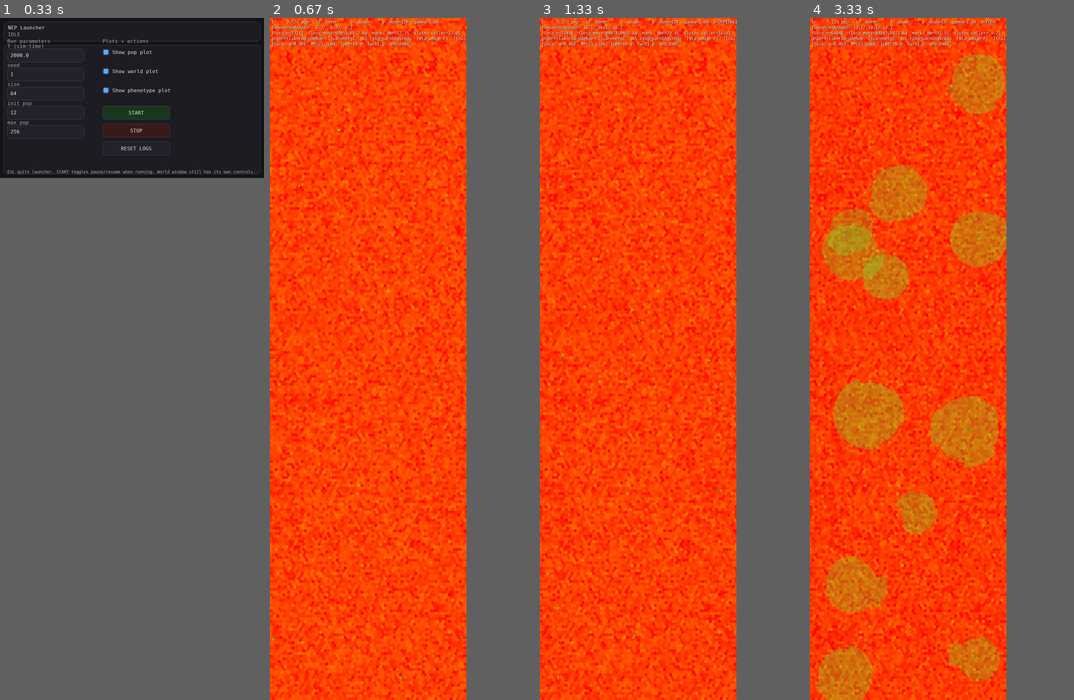
Above: before the commit, frames 1-4 (left to right).
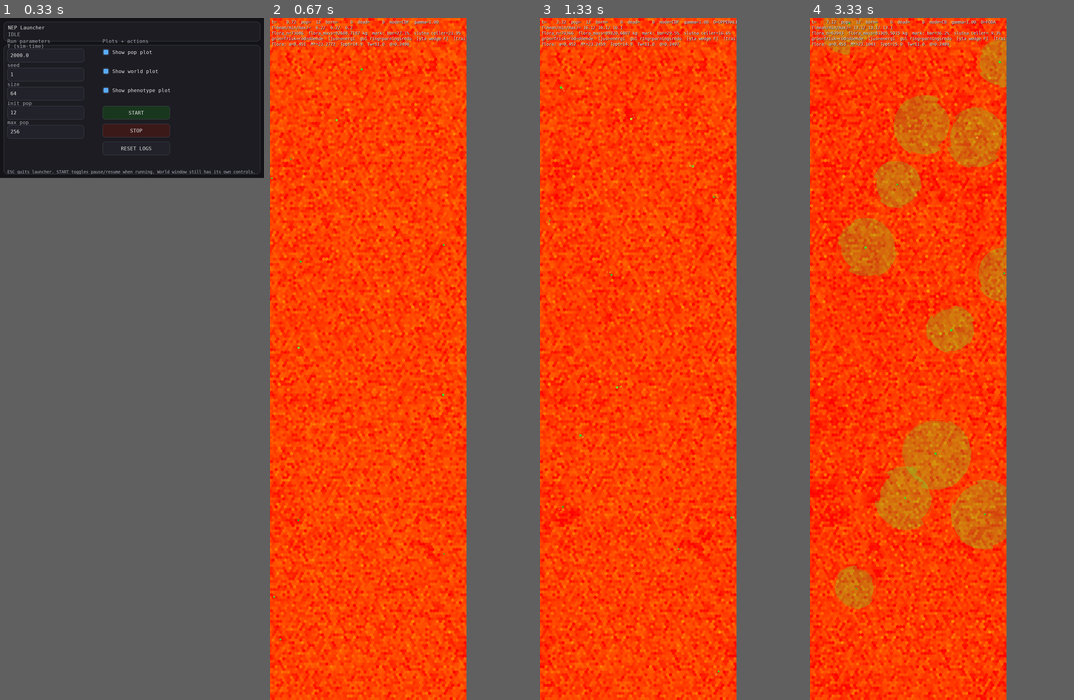
Above: after the commit, the same moments.

Repository: JoakimStorck/nep-process
Game: pygame game, started from nep_gui_launcher.py
The game is run twice, just before and just after one commit, with the same random seed, the same clock (stepped at 60 frames per second) and the same inputs.
Inputs (mouse positions are in pixels of both pictures, inside the frame that each line leads up to):
- Up to frame 1 (0.33 s): no input
- Up to frame 2 (0.67 s): click "START" at 0.38 s
- Up to frame 3 (1.33 s): hold D 0.67-1.13 s; move the mouse to (685, 461) at 0.7 s; hold W from 1.17 s (still down); move the mouse to (566, 372) at 1.2 s; tap Space at 1.23 s
- Up to frame 4 (3.33 s): release W at 1.47 s; hold D 1.5-1.97 s; move the mouse to (960, 365) at 1.53 s; tap Space at 1.57, 1.87, 2.07, 2.37, 2.63, 2.93, 3.07 s; hold A 2-2.53 s; move the mouse to (981, 536) at 2.03 s; tap 1 at 2.15 s; hold A 2.57-2.97 s; move the mouse to (894, 536) at 2.6 s; hold W from 3 s (still down); move the mouse to (902, 604) at 3.03 s

Frame 1 is identical in both runs. In frame 2, 0.9% of the frame differs, in the area x 0-75%, y 0-100%; in frame 3, 4.1%; in frame 4, 30%.

Commit message:
0171: betesgrannskapet är en rumslig räckvidd, inte en väg
0170 lät betningen följa organismens väg under ticket i stället för en cirkel
kring slutpunkten. Argumentet var att cirkeln var en heuristik och vägen en
fysisk storhet, och att skärpt lokal utarmning skulle göra världen fläckig. Det
höll inte, och två försök att rädda det höll inte heller.

Uppmätt i f6-256, 3 000 tick, tre frön: beståndet gick från 22, 20, 21 till
14, 9, 6. Dödsorsakerna var oförändrade — omkring tre fjärdedelar svält — men
kroppen var kroniskt sämre: massa per individ 1,24 mot 1,05, och reserven gick
från 1,09 till 0,88 i stället för att plana ut. Ett tillförselunderskott, inte en
olyckshändelse.

Prövat i liten6 över tre frön:

    variant                                bestånd      massa per individ
    skiva, radie ceil(fart·dt)  (7024)     41 39 38     1,24 1,39 1,33
    vägen                       (0170)     37 37 38     1,05 1,07 1,24
    vägen + graze_search_a × 6             34 36 38     1,05 1,03 1,10
    täthet × svept kapselyta               28 37 38     0,94 1,01 1,14
    skiva, radie 1              (0171)     40 40 40     1,30 1,26 1,29

Hollings tak var inte det bindande: att sexfaldiga graze_search_a, så att
halvmättnaden hamnade rätt i vägens geometri, ändrade ingenting i konditionen.
Aptiten är hungerstyrd, så en höjd gräns efterfrågas inte av den mätta medianen,
och den räddade inte heller svansen.

Den svepta ytan gjorde det sämre, trots att arean räknades så att den motsvarade
skivans sju cellareor. Skälet syns i utarmningsmätningen: den egna cellen ligger
på 0,54 av landets median och grannringen på 0,63. En täthet vägd mot vägen vägs
mot den mest utarmade cellen av alla. Organismen betar ner sig själv och lever på
marginalen den når utanför.

Det skivan bar var alltså inte en tidsräckvidd utan en rumslig. Ett betande djur
sträcker sig efter födan; det äter inte bara det det trampar på. Radien blir
därför en egen deklarerad storhet, `graze_reach_cells`, i stället för
`ceil(fart · dt)` — den ska inte följa farten, och det var kopplingen till farten
som gjorde 0170 möjlig att tänka.

Att radien måste vara en hel cell när en tvåkilos kropps fysiska räckvidd är en
halv meter är rörelsedeficitet uttryckt i födobudgeten: organismen sveper fem
meter per tick där ett verkligt betesdjur går ett par kilometer per dygn, och
aptiten är kalibrerad mot den för höga ytan. Två fel som tar ut varandra, och de
hör hemma i kadensarbetet.

0169 står orörd. Med det återställda grannskapet ger den toppandel 0,205 och vid
kust 0,232 — bättre än före 0169 och utan 0170:s kostnad.

Diff:
--- a/agent.py
+++ b/agent.py
@@ -449,6 +449,38 @@
     # märkas under normala förhållanden.
     graze_handle_h: float = 0.0111   # månader per kg
     graze_search_a: float = 4.5      # 1 / (h · B_halv)
+
+    # Betesgrannskapets radie i celler: hur långt **ut** organismen når för att
+    # beta, inte hur långt den går. Ett betande djur sträcker sig efter födan;
+    # det äter inte bara det det trampar på.
+    #
+    # Radien var `ceil(fart · dt)`, alltså härledd ur vägen. 0170 tog det
+    # steget fullt ut och lät betningen följa banan — en till två celler mot
+    # skivans sju. Det såg mer korrekt ut och var det inte. Mätt över tre frön:
+    #
+    #     variant                        bestånd      massa per individ
+    #     skiva, radie ceil(fart·dt)     41 39 38     1,24 1,39 1,33
+    #     vägen (0170)                   37 37 38     1,05 1,07 1,24
+    #     svept yta ur beteräckvidd      28 37 38     0,94 1,01 1,14
+    #     skiva, radie 1 (detta)         40 40 40     1,30 1,26 1,29
+    #
+    # Två hypoteser prövades och föll. Att höja `graze_search_a` sexfaldigt —
+    # så att halvmättnaden hamnade rätt i vägens geometri — gav **ingen**
+    # ändring i kondition: Hollings tak var inte det bindande. Och att räkna
+    # tillgången som täthet gånger svept kapselyta gjorde det sämre, eftersom
+    # tätheten då vägs mot den egna cellen, som är den mest utarmade av alla.
+    #
+    # Det skivan bar var alltså inte en tidsräckvidd utan en **rumslig**: den
+    # mindre utarmade grannringen. Uppmätt ligger den egna cellen på 0,54 av
+    # landets median och ringen på 0,63 — organismen betar ner sig själv och
+    # lever på det den når utanför. Tas ringen bort finns ingen marginal kvar.
+    #
+    # Radien är därför en egen storhet och inte en följd av farten. Att den är
+    # ett heltal i celler är en approximation som hör ihop med att `Grid` inte
+    # exponerar delceller; den fysiska räckvidden för en tvåkilos kropp är långt
+    # under en cellbredd, och att den ändå måste vara en hel cell är
+    # rörelsedeficitet uttryckt i födobudgeten. Se `docs/varldens-skala.md`.
+    graze_reach_cells: int = 1
 
     wear_a0: float = 0.12
     wear_aE: float = 0.0
@@ -2516,8 +2548,6 @@
     # ticket bär förra tickets värden, vilket är rätt — det är den senaste
     # övergång som faktiskt räknades.
     _mv_step: float = field(init=False, default=0.0, repr=False, compare=False)
-    _mv_x0: float = field(init=False, default=0.0, repr=False, compare=False)
-    _mv_y0: float = field(init=False, default=0.0, repr=False, compare=False)
     _mv_dir: float = field(init=False, default=0.0, repr=False, compare=False)
     _mv_sd: float = field(init=False, default=0.0, repr=False, compare=False)
     # Riktningsprofilen från senaste arbitrering: `(bäringar, värden, styrka,
@@ -3667,11 +3697,6 @@
         # Bansträcka och nettoförflyttning ackumuleras utan torusvikning, så att
         # kvoten mellan dem går att läsa i life-loggen. Den kvoten är Del 1:s
         # enda mätpunkt: 0,034 före den här ändringen.
-        # Utgångspunkten sparas för betningen: vägen under ticket är sträckan
-        # från här till där positionen skrivs, och det är den betningen ska
-        # följa. Se `_vagens_celler`.
-        self._mv_x0 = float(self.x)
-        self._mv_y0 = float(self.y)
         self._mv_step = abs(float(dt) * float(speed))
         self.path_len += abs(dt * speed)
         self.disp_x += step_x
@@ -3722,45 +3747,6 @@
         )
 
 
-    _VAG_PROV = 9
-
-    def _vagens_celler(self, grid) -> list:
-        """
-        Cellerna organismen faktiskt uppehöll sig i under ticket, med den
-        andel av tiden som tillbringades i var och en.
-
-        **Uppehållsfördelningen, realiserad.** Efter att kursen dragits är
-        banan under ticket en sträcka från utgångspunkten till den skrivna
-        positionen, och tiden i en cell är sträckans andel som ligger i den.
-        Vikterna summerar därför till ett av konstruktion, vilket är samma
-        regel som all annan transport i modellen följer: en uppdelning av ett
-        lager, aldrig ett flöde räknat ur en hastighet.
-
-        Det ersätter `reach = ceil(fart · dt)`, en cirkel med heltalsradie
-        kring **slutpunkten**. Den var fel åt två håll samtidigt. Den var för
-        stor: ett steg på en halv cellbredd avrundades upp till radie ett,
-        alltså sju celler, och betningen spreds över sex celler organismen
-        aldrig besökte. Och den var osymmetrisk fel: cirkeln låg kring
-        slutpunkten och tog inte hänsyn till varifrån organismen kom.
-
-        Följden av att rätta den är att betningen blir **mer** lokal, inte
-        mindre — och lokal utarmning är vad som gör världen fläckig och därmed
-        vad som ger rörelsen något att söka efter.
-
-        Sträckan provas i `_VAG_PROV` jämnt fördelade punkter. Kvadraturen är
-        deterministisk; en betning som flimrar mellan tick är inte en betning.
-        """
-        x0 = float(getattr(self, "_mv_x0", self.x))
-        y0 = float(getattr(self, "_mv_y0", self.y))
-        dx, dy = grid.torus_delta_pos(x0, y0, float(self.x), float(self.y))
-        n = int(self._VAG_PROV)
-        vikt: dict[int, float] = {}
-        for j in range(n):
-            f = (j + 0.5) / n
-            c = int(grid.cell_of(x0 + f * dx, y0 + f * dy))
-            vikt[c] = vikt.get(c, 0.0) + 1.0 / n
-        return sorted(vikt.items(), key=lambda kv: -kv[1])
-
     def _perform_feeding(
         self,
         world: World,
@@ -3784,14 +3770,12 @@
 
         want_kg = float(self.AP.eat_rate) * dt * (0.25 + 0.75 * float(self.body.hunger()))
         diet = float(getattr(self.pheno, "diet", 0.5))
-        # Betningen följer **vägen**, inte en cirkel kring slutpunkten. Se
-        # `_vagens_celler`.
         got_l, got_d, e_l, e_d = world.consume_food(
             self.x,
             self.y,
             amount=want_kg,
             diet=diet,
-            vag=self._vagens_celler(world.grid),
+            reach=int(self.AP.graze_reach_cells),
         )
 
         herb_eff, scav_eff = diet_efficiency(diet)
--- a/population.py
+++ b/population.py
@@ -1885,7 +1885,7 @@
 
 
     def _consume_flora_from_store(self, x: float, y: float, amount: float,
-                                  vag=None) -> tuple[float, float]:
+                                  max_radius: int = 1) -> tuple[float, float]:
         """
         Konsumera växtmassa från diskret flora i OrganismStore via gemensamt spatialindex.
 
@@ -1900,14 +1900,9 @@
         got = 0.0
         energy = 0.0
 
-        # Cellerna organismen uppehöll sig i under ticket, tyngst först. Utan
-        # en väg — vid init eller om rörelsepasset inte kört — är det den egna
-        # cellen och ingen annan, vilket är rätt: ett djur som inte rört sig har
-        # bara betat där det står.
-        if vag:
-            ordered_cells = [int(c) for c, _w in vag]
-        else:
-            ordered_cells = (cell0,)
+        # Betesgrannskapet: den egna cellen och det organismen **når ut till**.
+        # `cells_within` ger ringarna i ordning utan dubbletter.
+        ordered_cells = self.grid.cells_within(cell0, int(max_radius))
 
         # Funktionell respons av Hollings typ II, härledd ur att betandet tar
         # tid. Tillgänglig massa inom räckhåll räknas först; efterfrågan kapas
@@ -2905,7 +2900,7 @@
         return out
 
     def consume_food(self, x: float, y: float, amount: float,
-                     diet: float = 0.5, vag=None) -> tuple[float, float, float, float]:
+                     diet: float = 0.5, reach: int = 1) -> tuple[float, float, float, float]:
         """
         Konsumera upp till `amount` kg, från det mest värdefulla först.
 
@@ -2926,16 +2921,10 @@
         `diet` är alltså bara en avvägning mellan verkningsgrader, inte
         dessutom en smakriktning.
 
-        `vag` är organismens **uppehållsfördelning** under ticket: en lista av
-        `(cell, andel)` som summerar till ett, byggd ur den sträcka den
-        faktiskt tillryggalade. Se `Agent._vagens_celler`.
-
-        Den ersätter `reach`, en cirkel med heltalsradie kring slutpunkten.
-        Cirkeln var fel åt två håll: för stor, eftersom ett halvt cellsteg
-        avrundades upp till radie ett och alltså sju celler, och osymmetrisk,
-        eftersom den låg kring slutpunkten och inte längs vägen. Att rätta den
-        gör betningen **mer** lokal, och lokal utarmning är vad som gör världen
-        fläckig.
+        `reach` är betesgrannskapets radie i celler: organismens **rumsliga
+        räckvidd**, inte dess väg. Se `AgentParams.graze_reach_cells` för varför
+        det är en radie och inte en bana — 0170 prövade banan och 0171 tog
+        tillbaka den, mätt.
 
         Uppdelningen levande/detritus finns kvar därför att den är verklig i
         anskaffningen: levande vävnad tillhör en organism som växer tillbaka
@@ -2981,7 +2970,7 @@
             nonlocal got_l, e_l
             if want <= 0.0:
                 return 0.0
-            g, e = self._consume_flora_from_store(x, y, want, vag=vag)
+            g, e = self._consume_flora_from_store(x, y, want, max_radius=int(reach))
             got_l += g
             e_l += e
             return float(g)
--- a/world.py
+++ b/world.py
@@ -1692,20 +1692,19 @@
 
     def consume_food(self, x: float, y: float, amount: float,
                      diet: float = 0.5,
-                     vag=None) -> Tuple[float, float, float, float]:
+                     reach: int = 1) -> Tuple[float, float, float, float]:
         """
         Reservkonsumtion i World: bara detritus. Levande föda hanteras av
         Population via consume_food_hook.
 
-        `vag` är organismens uppehållsfördelning under ticket — en lista av
-        `(cell, andel)` som summerar till ett. Se `Agent._vagens_celler`. Den
-        ersätter `reach`, en cirkel med heltalsradie kring slutpunkten.
+        `reach` är betesgrannskapets radie i celler; se
+        `AgentParams.graze_reach_cells`.
 
         Returnerar (kg_levande, kg_detritus, energi_levande_J, energi_detritus_J).
         """
         hook = getattr(self, "consume_food_hook", None)
         if hook is not None:
-            return hook(x, y, amount, diet, vag)
+            return hook(x, y, amount, diet, reach)
 
         amt = float(amount)
         if not math.isfinite(amt) or amt <= 0.0:
Not shown, changed: TODO.md
